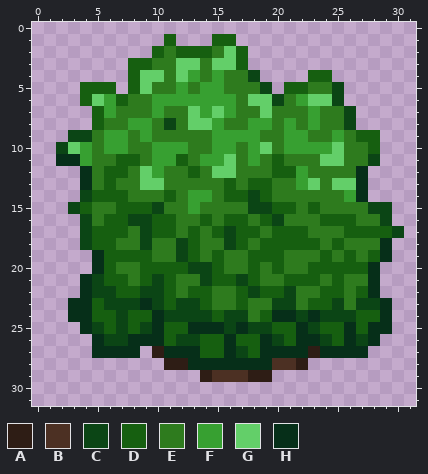
Pixel-art file -- src/concept/sprite/hazelbush_real.aseprite. The first picture shows the starting point.
32x32 pixels, 1 frame.
Palette (. is transparent): A #2e1d15  B #4c3023  C #0b4515  D #165f10  E #2e7b1e  F #37a031  G #63cf69  H #062f19
Pixels before, first column x 2:
 1 .........D...DD..............
 2 ........DEDDDEGD.............
 3 ......DDEEGGEGGD.............
 4 ......DGGEGFEFEEC....DD......
 5 ..DDD.DGEEFEFFEEEC.DDEEC.....
 6 ..DGFDEEFFFFFFFEGGCEFGGC.....
 7 ...DFEEEFEEGFGFEEGEEEFEEC....
 8 ...DEEFFECEGGFEEFFEFEFEEC....
 9 .CCEFFEFEEEEEFFFFEEFFEEFEDD..
10 CGFEFFEEFFFEEFFEFGEFFFFGEED..
11 HHFEEDDEFFDEFFGEFEDEEEGGEEC..
12 ..HEDDEGFEEDEGGEEEDDFEEEEH...
13 ..HEDEEGGEEEEEDEDDEEFGEGGH...
14 ..CDDDEEEDEFFEDDCDEEEEEEFH...
15 .CDEEDDDCEEFEEEECCDDEDEEEECC.
16 ..CEDDCCDDEEDEDDEDCEEEDDDEEC.
17 ..CDDDECDDEDEDCDDEDDDEEEDDDDC
18 ..CDDEECEECDEECDEDDDDDEDEEEH.
19 ...HDDDDEECDEDEEDDDEEEDEDEDH.
20 ...HDEEDDDDCCDEEDEDEEDDDDDH..
21 ..HCDDEDCDEECDDCDEEDDDEDEEH..
22 ..HCCDDCCDEDDEEDCDDCEEDDEDH..
23 .HHDCCCHCDCCDEEDEECCEDDCECCH.
24 .HHDDCDDHCCCCDCCEDHHCHCCCDDH.
25 ..HCDCDCHDDHHHCHCCDDHCDDHDHH.
26 ...HCCHHHDCCDDHDDHCDHHCDHCH..
27 ...HHHH.AHHHDDHCDHHHHAHHHH...
28 .........AAHHHHHHHBBA........
29 ............ABBBAA...........
And afterwards:
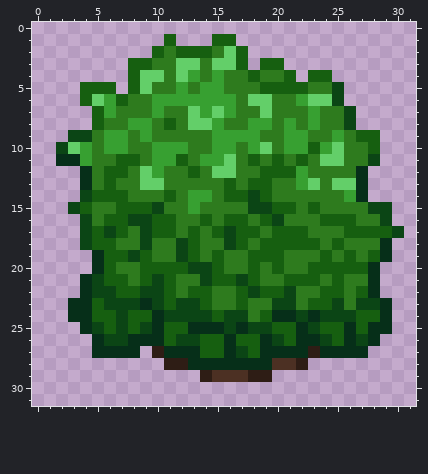
From old to new:
Changed rows in their new state; - is an unchanged pixel.
first column x 11:
 3 --------DD---
 4 -------DEED--
 5 --------DD---
 6 ---------E---
 8 D------------
10 ------------D
11 -------D---D-
12 --------D----
first column x 6:
17 C--
19 --C
